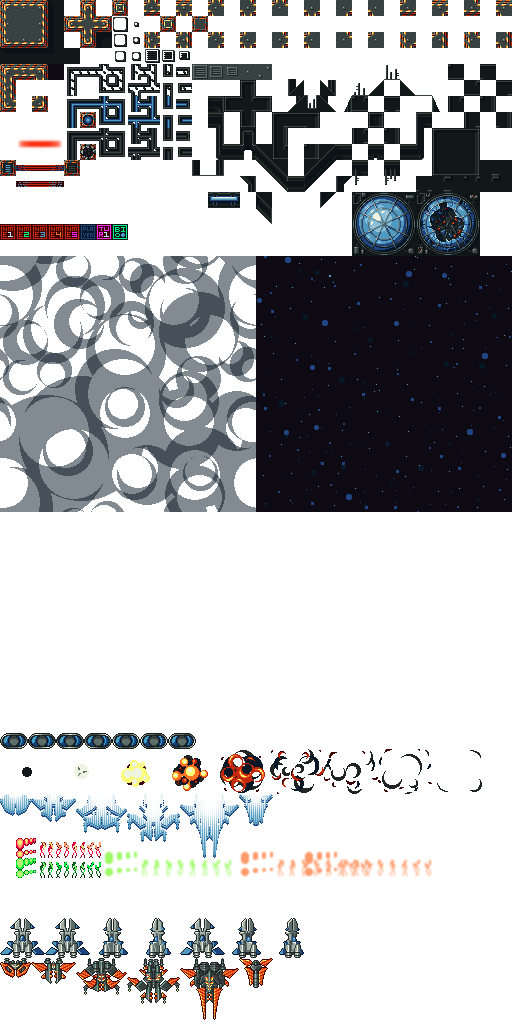
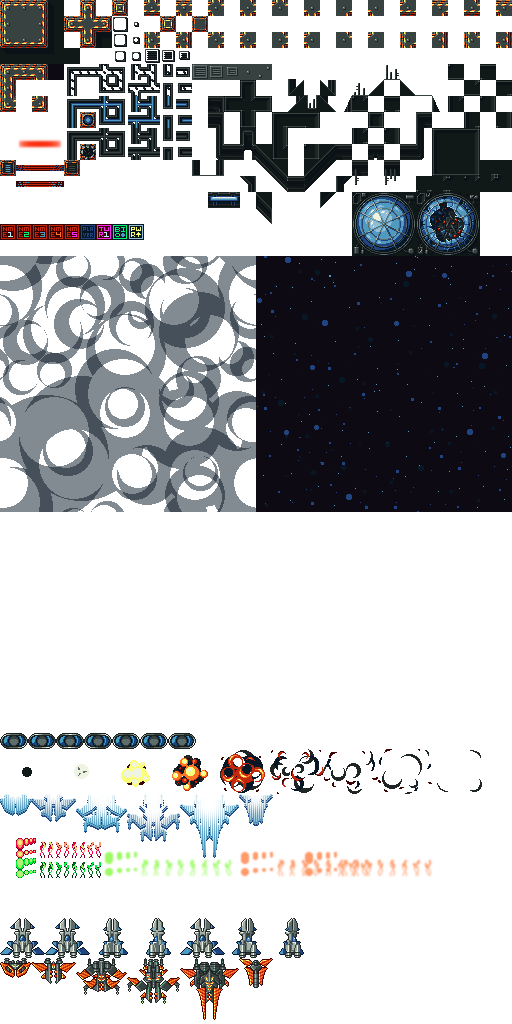
Revision of a layered 512px x 1024px image; what changed, layer by layer:
painted on "ORIGINAL 2" over bbox(128, 224, 144, 240)
